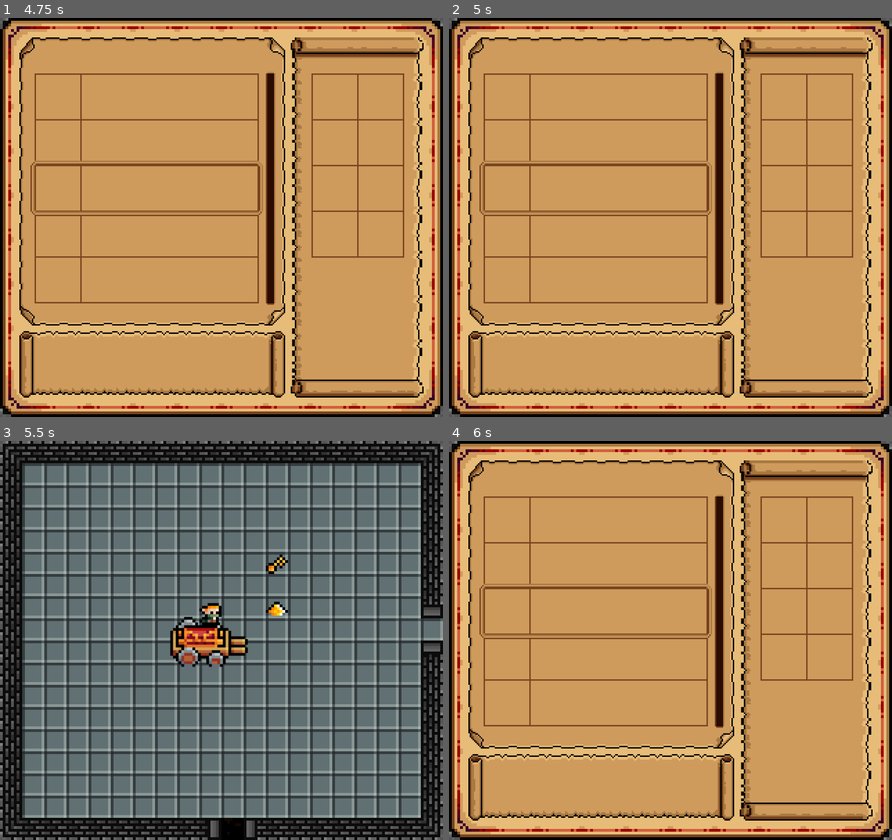
Above: before the commit, frames 1-4 (two rows, left to right).
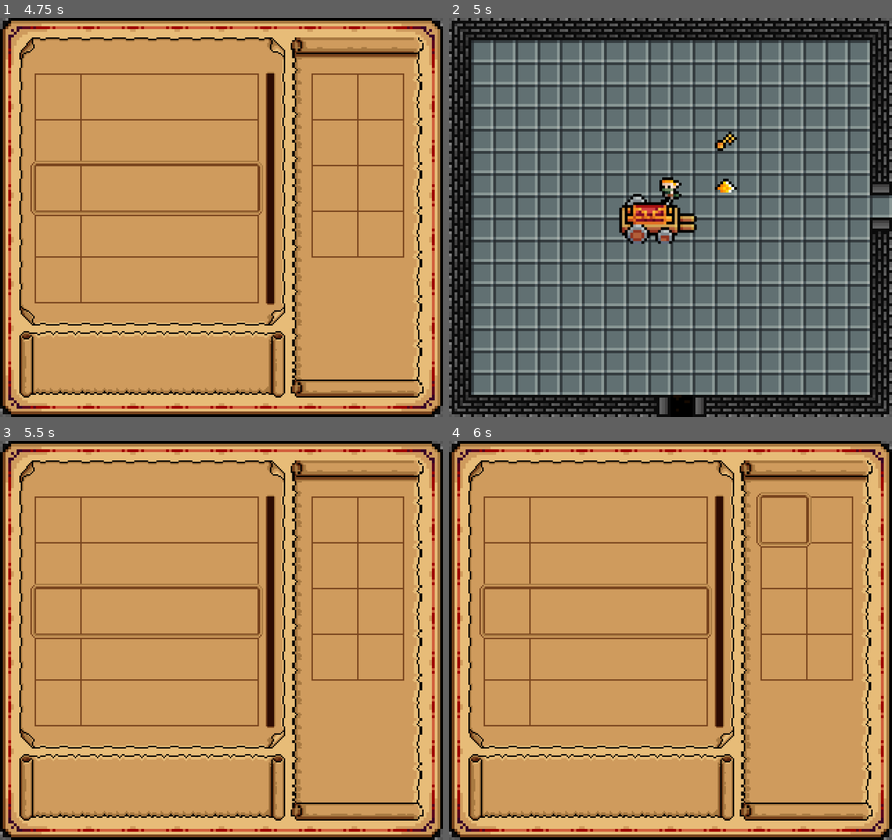
Above: after the commit, the same moments.

Repository: jcarvajal288/dungeon-looter
Game: Godot game, scene res://main.tscn
Two runs of this game, one before a commit and one after it. Both use one fixed random seed, a clock stepped at 60 frames per second and the inputs below.
Inputs:
- Up to frame 1 (4.75 s): tap Enter at 0.5, 3.5 s; hold Right (ui_right) 0.53-1.28 s; hold Z (interact) 0.53-1.28 s; hold Down (ui_down) 1.28-2.03 s; tap Z (interact) at 1.35, 2.85, 4.35 s; hold Right (ui_right) 2.03-2.78 s; hold Z (interact) 2.03-2.78 s; tap Space at 2.75, 4.25 s; hold Up (ui_up) 2.78-3.53 s; hold Z (interact) 3.53-4.28 s; hold Left (ui_left) from 3.53 s (still down); tap I (toggle_inventory) at 4.15 s
- Up to frame 2 (5 s): keep holding Left (ui_left); tap Escape (ui_cancel) at 4.9 s
- Up to frame 3 (5.5 s): release Left (ui_left) at 5.03 s; hold Down (ui_down) from 5.03 s (still down); hold Z (interact) from 5.03 s (still down)
- Up to frame 4 (6 s): release Down (ui_down) at 5.78 s; release Z (interact) at 5.78 s; hold Right (ui_right) from 5.78 s (still down); tap Z (interact) at 5.85 s

Frame 1 is identical in both runs. In frame 2, 98% of the frame differs, in the area x 0-100%, y 0-100%; in frame 3, 98%; in frame 4, 0.3%.

Commit message:
Add inventory selector to inventory screen

Diff:
--- a/Actors/Ranger/ranger.gd
+++ b/Actors/Ranger/ranger.gd
@@ -9,6 +9,11 @@
 func _ready() -> void:
 	Global.player = self
 	z_index =  Global.RenderOrder.PLAYER
+
+
+func _input(event: InputEvent) -> void:
+	if event.is_action_pressed("toggle_inventory"):
+		Global.toggle_inventory_screen.emit()
 
 
 func _process(_delta: float) -> void:
--- a/UI/InventoryScreen/InventoryScreen.tscn
+++ b/UI/InventoryScreen/InventoryScreen.tscn
@@ -4,7 +4,9 @@
 [ext_resource type="Texture2D" uid="uid://6suddyqwtq3b" path="res://UI/InventoryScreen/_art/base.png" id="1_v6q66"]
 [ext_resource type="Resource" uid="uid://je3mw8g6sr5r" path="res://Items/Inventory/inventory.tres" id="2_bss63"]
 [ext_resource type="PackedScene" uid="uid://clsiylnl7ar11" path="res://UI/InventoryScreen/InventoryGrid.tscn" id="3_0dd31"]
+[ext_resource type="Texture2D" uid="uid://cq264enbbdpbg" path="res://UI/InventoryScreen/_art/InventorySelector.png" id="4_7tt40"]
 [ext_resource type="PackedScene" uid="uid://bygvlwo44c1ya" path="res://UI/InventoryScreen/ItemInfo.tscn" id="5_871pb"]
+[ext_resource type="Script" uid="uid://bf8iogclhaigs" path="res://UI/InventoryScreen/item_info.gd" id="7_1w32s"]
 
 [node name="InventoryScreen" type="CanvasLayer" unique_id=1798393088]
 script = ExtResource("1_0h4yy")
@@ -16,11 +18,19 @@
 offset_right = 40.0
 offset_bottom = 40.0
 
-[node name="TextureRect" type="TextureRect" parent="Control" unique_id=501316274]
+[node name="BaseTexture" type="TextureRect" parent="Control" unique_id=501316274]
 layout_mode = 0
-offset_right = 40.0
-offset_bottom = 40.0
+offset_right = 320.0
+offset_bottom = 288.0
 texture = ExtResource("1_v6q66")
+
+[node name="InventorySelector" type="TextureRect" parent="Control" unique_id=1408464540]
+layout_mode = 0
+offset_left = 222.0
+offset_top = 37.0
+offset_right = 262.0
+offset_bottom = 77.0
+texture = ExtResource("4_7tt40")
 
 [node name="InventoryGrid" parent="Control" unique_id=903042863 instance=ExtResource("3_0dd31")]
 layout_mode = 0
@@ -40,3 +50,4 @@
 offset_top = 233.0
 offset_right = 192.0
 offset_bottom = 265.0
+script = ExtResource("7_1w32s")
--- a/UI/InventoryScreen/inventory_screen.gd
+++ b/UI/InventoryScreen/inventory_screen.gd
@@ -2,18 +2,30 @@
 
 @export var inventory: Inventory
 
+const INVENTORY_TOP_LEFT = Vector2(222, 37)
+const INVENTORY_SELECTOR_SIDE = 33
+
 @onready var control = $Control
+@onready var item_info = $Control/ItemInfo
+@onready var selected_inventory_slot: Vector2i = Vector2i(0, 0)
+@onready var inventory_selector: TextureRect = $Control/InventorySelector
 
 
 func _ready() -> void:
 	control.visible = false
+	Global.toggle_inventory_screen.connect(toggle_inventory)
+	self.process_mode = Node.PROCESS_MODE_DISABLED
 
 
 func _input(event: InputEvent) -> void:
-	if event.is_action_pressed("toggle_inventory"):
+	if event.is_action_pressed("ui_cancel") and control.visible:
 		toggle_inventory()
-	elif event.is_action_pressed("ui_cancel") and control.visible:
-		toggle_inventory()
+	handle_inventory_selection(event)
+	var new_x = INVENTORY_TOP_LEFT.x + selected_inventory_slot.x * INVENTORY_SELECTOR_SIDE
+	var new_y = INVENTORY_TOP_LEFT.y + selected_inventory_slot.y * INVENTORY_SELECTOR_SIDE
+	inventory_selector.position = Vector2(new_x, new_y)
+	var slot_index = selected_inventory_slot.y * 2 + selected_inventory_slot.x
+	item_info.update(inventory.items[slot_index])
 
 
 func toggle_inventory() -> void:
@@ -21,5 +33,20 @@
 	if control.visible:
 		$Control/InventoryGrid.refresh(inventory)
 		Global.toggle_pause.emit(true)
+		self.process_mode = Node.PROCESS_MODE_INHERIT
 	else:
 		Global.toggle_pause.emit(false)
+
+
+func handle_inventory_selection(event: InputEvent) -> void:
+	if event.is_action_pressed("ui_left"):
+		if selected_inventory_slot.x > 0:
+			selected_inventory_slot.x -= 1
+	elif event.is_action_pressed("ui_right") and selected_inventory_slot.x == 0:
+		selected_inventory_slot.x += 1
+	elif event.is_action_pressed("ui_up") and selected_inventory_slot.y != 0:
+		selected_inventory_slot.y -= 1
+	elif event.is_action_pressed("ui_down") and selected_inventory_slot.y != 3:
+		selected_inventory_slot.y += 1
+	elif event.is_action_pressed("interact"):
+		pass # to fill in later
--- a/UI/StorageBoxScreen/storage_box_screen.gd
+++ b/UI/StorageBoxScreen/storage_box_screen.gd
@@ -42,6 +42,9 @@
 
 
 func _input(event: InputEvent) -> void:
+	if event.is_action_pressed("ui_cancel") and control.visible:
+		toggle_screen()
+		return
 	match current_state:
 		MenuState.SELECTING_INVENTORY:
 			handle_inventory_selection(event)
@@ -73,9 +76,7 @@
 
 
 func handle_inventory_selection(event: InputEvent) -> void:
-	if event.is_action_pressed("ui_cancel") and control.visible:
-		control.visible = false
-	elif event.is_action_pressed("ui_left"):
+	if event.is_action_pressed("ui_left"):
 		if selected_inventory_slot.x == 0:
 			change_state(MenuState.SELECTING_STORAGE)
 		else:
--- a/global.gd
+++ b/global.gd
@@ -17,6 +17,7 @@
 @warning_ignore_start("unused_signal")
 signal bind_camera(rect: Rect2)
 signal toggle_pause(is_paused: bool)
+signal toggle_inventory_screen
 signal toggle_storage_box_screen
 signal transition_room(next_room_path: Node2D, entry_id: String)
 @warning_ignore_restore("unused_signal")
Not shown, changed: tasks.txt
